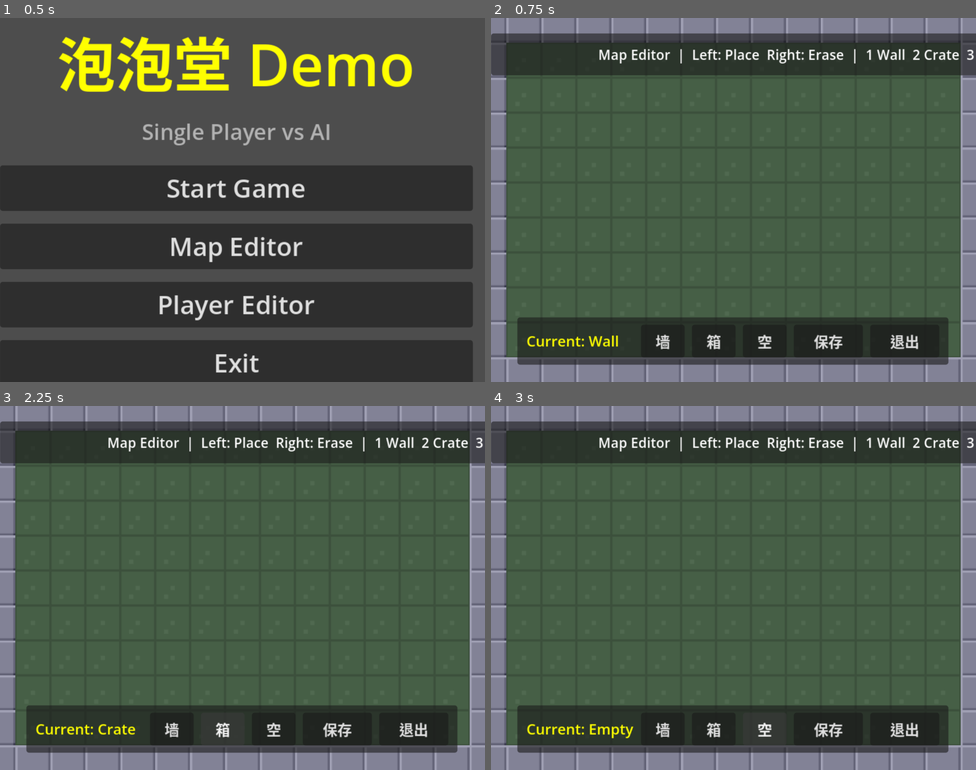
Above: before the commit, frames 1-4 (two rows, left to right).
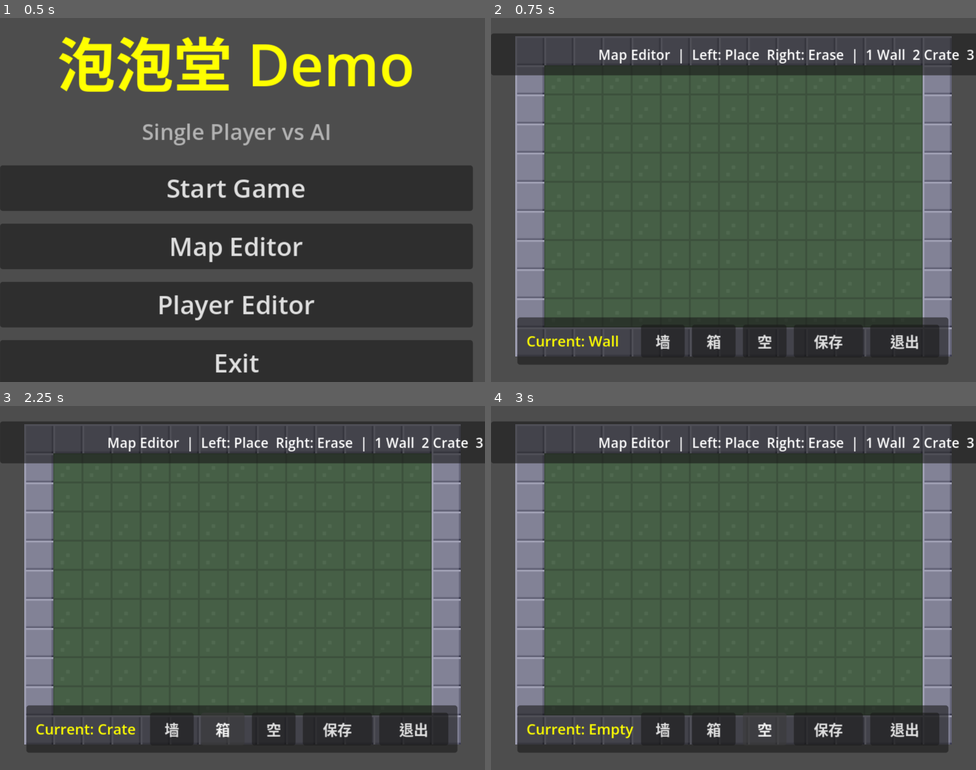
Above: after the commit, the same moments.

Repository: fuyiweiwow/bomb_survivors
Game: Godot game, scene res://scenes/menu/main_menu.tscn
Two runs of this game, one before a commit and one after it. Both use one fixed random seed, a clock stepped at 60 frames per second and the inputs below.
Inputs:
- Up to frame 1 (0.5 s): no input
- Up to frame 2 (0.75 s): click "Map Editor" at 0.5 s
- Up to frame 3 (2.25 s): click "墙" at 1.25 s; click "箱" at 2 s
- Up to frame 4 (3 s): click "空" at 2.75 s

Frame 1 is identical in both runs. In frame 2, 32% of the frame differs, in the area x 0-100%, y 0-100%; in frame 3, 32%; in frame 4, 32%.

Commit message:
Fix map editor tile editing

Diff:
--- a/scenes/editor/map_editor.tscn
+++ b/scenes/editor/map_editor.tscn
@@ -1,13 +1,6 @@
 [gd_scene load_steps=2 format=3]
 
-[sub_resource type="GDScript" id="1_boot"]
-script/source = "extends Node2D
-
-func _ready():
-	var s = load(\"res://scripts/editor/map_editor.gd\")
-	set_script(s)
-	_ready()
-"
+[ext_resource type="Script" path="res://scripts/editor/map_editor.gd" id="1_map_editor"]
 
 [node name="MapEditorRoot" type="Node2D"]
-script = SubResource("1_boot")
+script = ExtResource("1_map_editor")
--- a/scripts/editor/map_editor.gd
+++ b/scripts/editor/map_editor.gd
@@ -15,6 +15,8 @@
 var crate_tex: Texture2D = load("res://assets/art/sprites/crate.png")
 
 func _ready():
+	set_process_input(true)
+
 	for y in GRID_H:
 		var row: Array = []
 		row.resize(GRID_W)
@@ -33,7 +35,6 @@
 		grid[y][GRID_W - 1] = Cell.WALL
 
 	_setup_ui()
-	_setup_camera()
 	_load_map(false)
 	_refresh_view()
 
@@ -47,10 +48,21 @@
 				Cell.WALL: s.texture = wall_tex
 				Cell.CRATE: s.texture = crate_tex
 				_: s.texture = floor_tex
-			s.position = Vector2(x * TILE_SIZE + TILE_SIZE / 2.0, y * TILE_SIZE + TILE_SIZE / 2.0)
+			s.position = _map_origin() + Vector2(x * TILE_SIZE + TILE_SIZE / 2.0, y * TILE_SIZE + TILE_SIZE / 2.0)
 			s.centered = true
 			add_child(s)
 			sprites[y][x] = s
+
+func _map_origin() -> Vector2:
+	var viewport_size := get_viewport_rect().size
+	var map_size := Vector2(GRID_W * TILE_SIZE, GRID_H * TILE_SIZE)
+	var usable_top := 82.0
+	var usable_bottom := viewport_size.y - 90.0
+	var usable_height := usable_bottom - usable_top
+	return Vector2(
+		(viewport_size.x - map_size.x) / 2.0,
+		usable_top + (usable_height - map_size.y) / 2.0
+	)
 
 func _setup_ui():
 	var layer := CanvasLayer.new()
@@ -115,19 +127,19 @@
 	var wall_btn := Button.new()
 	wall_btn.text = "墙"
 	wall_btn.custom_minimum_size = Vector2(48, 34)
-	wall_btn.pressed.connect(func(): selected_cell = Cell.WALL; _update_sel_label(selected_label))
+	wall_btn.pressed.connect(func(): _set_selected_cell(Cell.WALL))
 	controls.add_child(wall_btn)
 
 	var crate_btn := Button.new()
 	crate_btn.text = "箱"
 	crate_btn.custom_minimum_size = Vector2(48, 34)
-	crate_btn.pressed.connect(func(): selected_cell = Cell.CRATE; _update_sel_label(selected_label))
+	crate_btn.pressed.connect(func(): _set_selected_cell(Cell.CRATE))
 	controls.add_child(crate_btn)
 
 	var empty_btn := Button.new()
 	empty_btn.text = "空"
 	empty_btn.custom_minimum_size = Vector2(48, 34)
-	empty_btn.pressed.connect(func(): selected_cell = Cell.EMPTY; _update_sel_label(selected_label))
+	empty_btn.pressed.connect(func(): _set_selected_cell(Cell.EMPTY))
 	controls.add_child(empty_btn)
 
 	var save_btn := Button.new()
@@ -146,12 +158,10 @@
 	var names := {Cell.WALL: "Wall", Cell.CRATE: "Crate", Cell.EMPTY: "Empty"}
 	lbl.text = "Current: " + names.get(selected_cell, "?")
 
-func _setup_camera():
-	var cam := Camera2D.new()
-	cam.position = Vector2(GRID_W * TILE_SIZE / 2.0, GRID_H * TILE_SIZE / 2.0)
-	cam.zoom = Vector2(1.2, 1.2)
-	cam.enabled = true
-	add_child(cam)
+func _set_selected_cell(cell: int):
+	selected_cell = cell
+	if selected_label:
+		_update_sel_label(selected_label)
 
 func _input(event):
 	if event is InputEventKey and event.pressed:
@@ -169,9 +179,9 @@
 			return
 		if _is_pointer_over_editor_ui(event.position):
 			return
-		var mp: Vector2 = get_viewport().get_canvas_transform().affine_inverse() * event.position
-		var gx := int(mp.x / TILE_SIZE)
-		var gy := int(mp.y / TILE_SIZE)
+		var local_pos: Vector2 = event.position - _map_origin()
+		var gx := int(floor(local_pos.x / TILE_SIZE))
+		var gy := int(floor(local_pos.y / TILE_SIZE))
 		if gx >= 1 and gx < GRID_W - 1 and gy >= 1 and gy < GRID_H - 1:
 			if event.button_index == MOUSE_BUTTON_LEFT:
 				grid[gy][gx] = selected_cell
